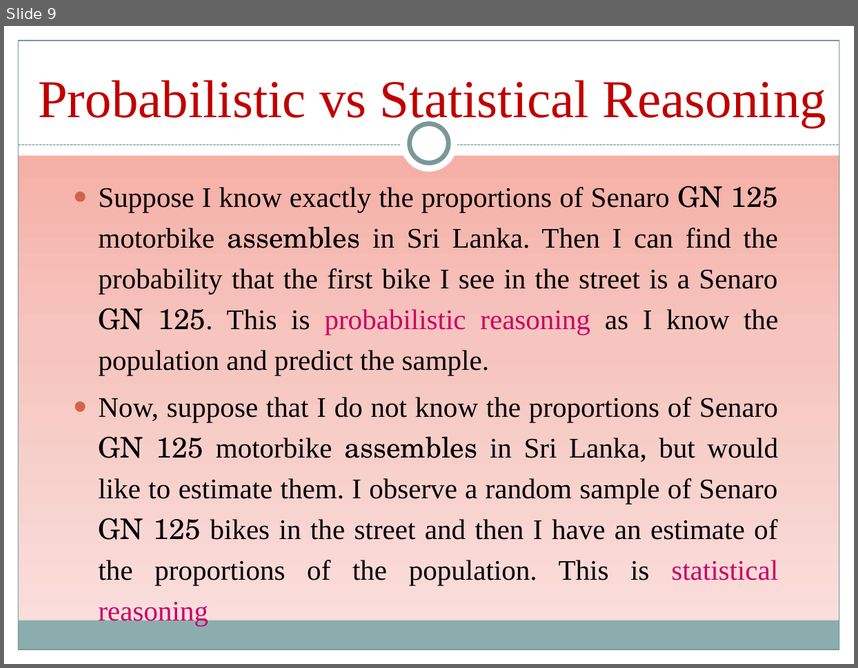
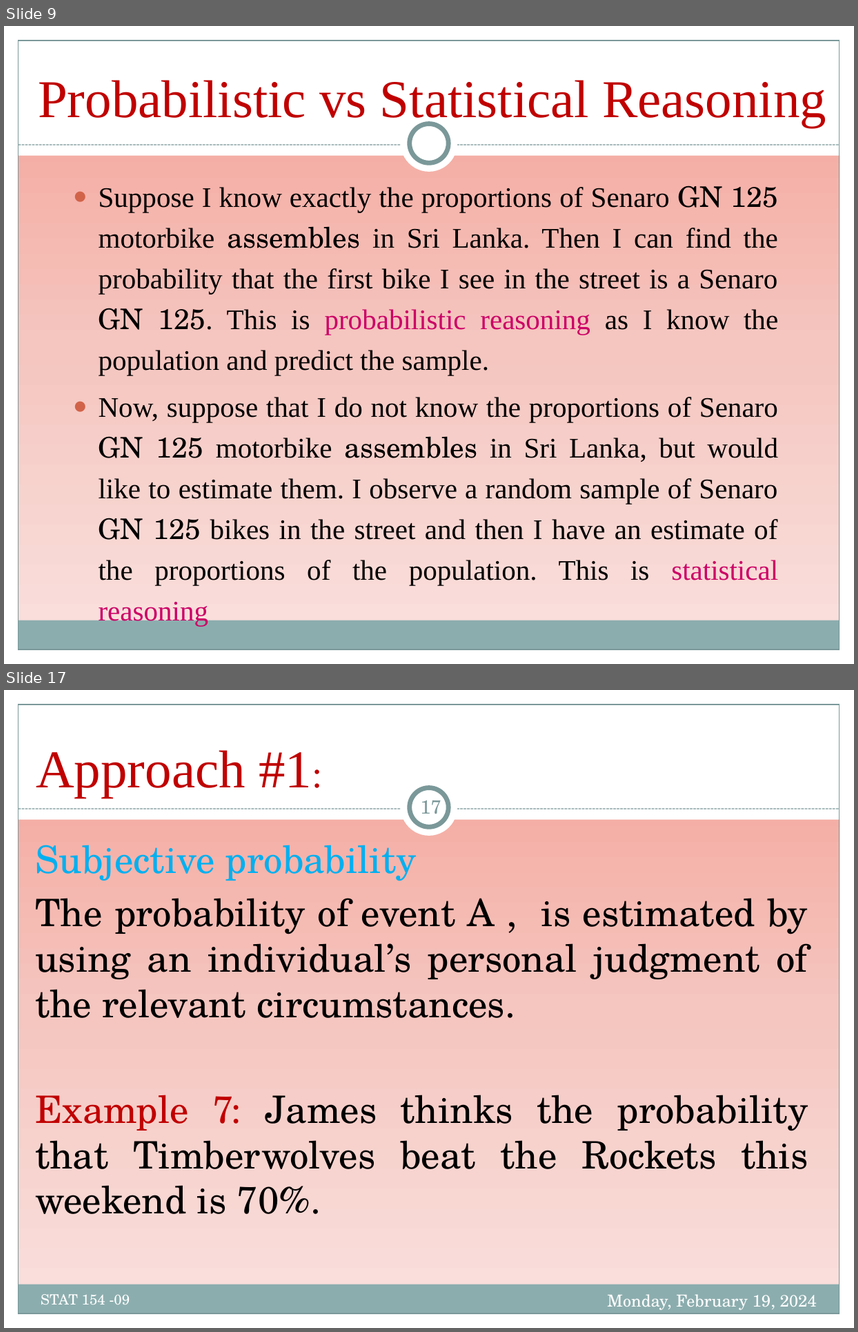
Before and after one commit to Mayooran1987/MC3020_E22, a slide deck: Lect_1.pptx. Shown one above the other, each under a label of ours: slide 9 before the commit, slides 9 and 17 after it; the slides between them are not shown. The pictures are 858x668 and 858x1332 pixels, drawn with LibreOffice and Linux fonts; fonts in the diff are those of the drawing. Boxes give left, top, right and bottom in pixels: in the first picture for what was removed or moved away, otherwise in the second. Text is boxed around its words. In the diff, an @@ line names an element or a change of style, - is before the commit and + after.

```diff
--- a/Lect_1.pptx
+++ b/Lect_1.pptx
@@ slide 17 added at box(4, 690, 854, 1328), background gradient #F4A095 to #F6C5BF to #FAE2E0; not listed: 9 template elements that a slide beside it also shows @@
@@ title added at box(36, 750, 312, 798), 45 pt, text #C00000 @@
+Approach #1:
@@ page number added at box(420, 800, 441, 814), 16 pt, text #7C999A @@
+17
@@ text added at box(35, 845, 809, 1214), 32 pt, text #000000 @@
+Subjective probability
+The probability of event A , is estimated by using an individual’s personal judgment of the relevant circumstances.
+Example 7: James thinks the probability that Timberwolves beat the Rockets this weekend is 70%.
@@ text added at box(41, 1294, 130, 1304), 12 pt, text #FFFFFF @@
+STAT 154 -09
@@ text added at box(607, 1294, 817, 1310), 14 pt, text #FFFFFF @@
+Monday, February 19, 2024
```
Also in this commit, not shown: 71 slides changed, 1 other slide added, 2 slides removed.
